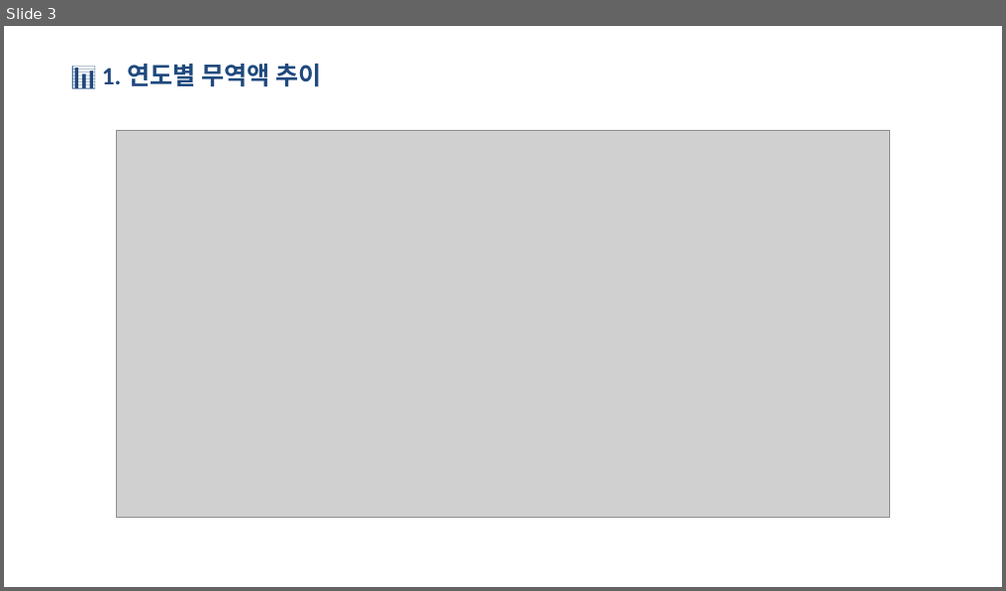
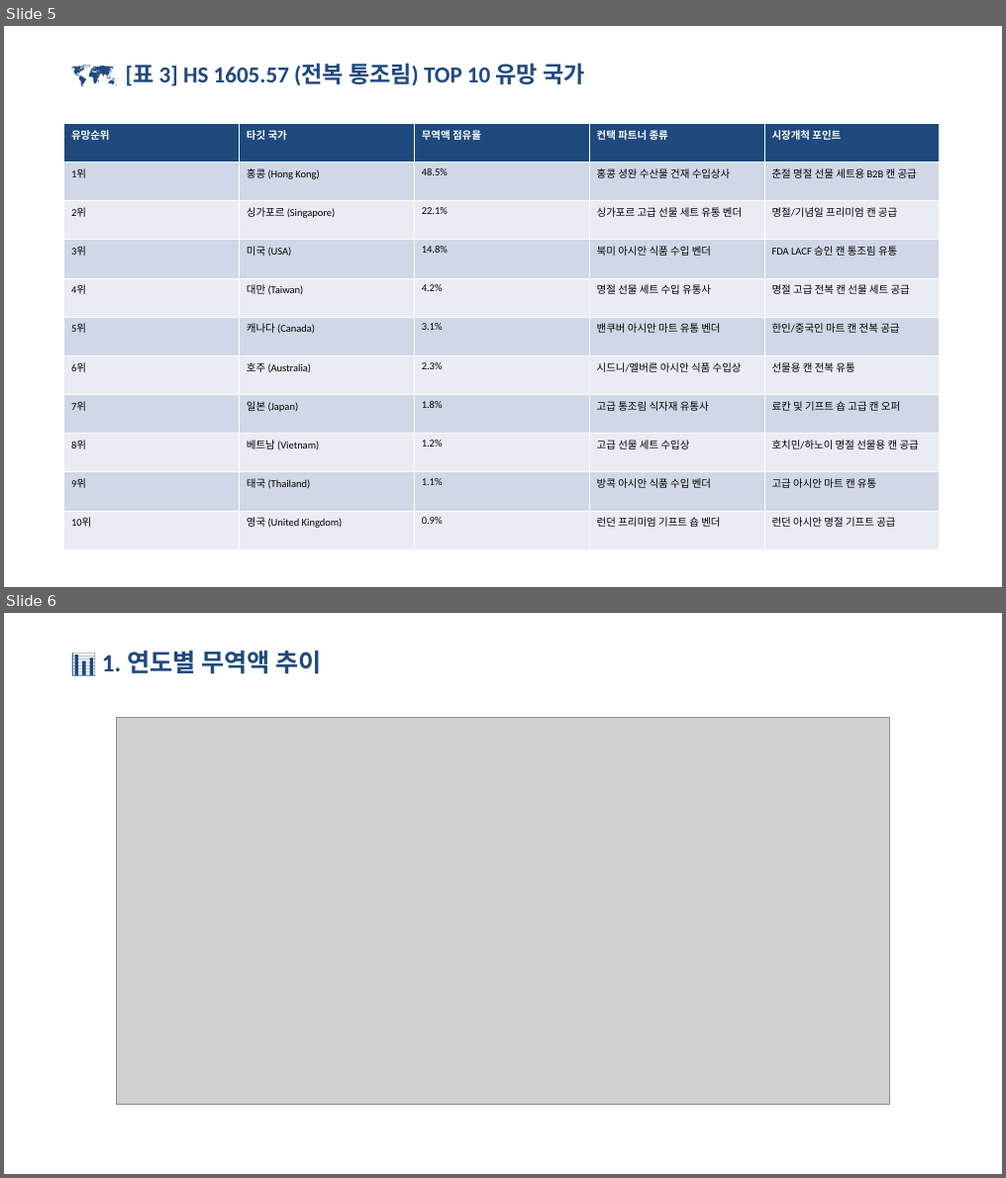
Before and after one commit to letsdoit5130/HYU_RSCH, a slide deck: BIZ-Jeonbok/reports/BIZ_Jeonbok_Market_Entry_Deck.pptx. Shown one above the other, each under a label of ours: slide 3 before the commit, slides 5 and 6 after it. The pictures are 1006x591 and 1006x1178 pixels, drawn with LibreOffice and Linux fonts; fonts in the diff are those of the drawing; grey boxes stand for pictures. Boxes give left, top, right and bottom in pixels: in the first picture for what was removed or moved away, otherwise in the second. Text is boxed around its words. In the diff, an @@ line names an element or a change of style, - is before the commit and + after.

```diff
--- a/BIZ-Jeonbok/reports/BIZ_Jeonbok_Market_Entry_Deck.pptx
+++ b/BIZ-Jeonbok/reports/BIZ_Jeonbok_Market_Entry_Deck.pptx
@@ slide 5 added at (4, 26, 1002, 587), background #FFFFFF @@
@@ text added at (133, 63, 584, 86), 22 pt, text #1F497D, bold @@
+🗺️ [표 3] HS 1605.57 (전복 통조림) TOP 10 유망 국가
@@ table added at (63, 123, 940, 550), 11 rows, 5 columns @@
+유망순위 | 타깃 국가 | 무역액 점유율 | 컨택 파트너 종류 | 시장개척 포인트
+1위 | 홍콩 (Hong Kong) | 48.5% | 홍콩 셩완 수산물 건재 수입상사 | 춘절 명절 선물 세트용 B2B 캔 공급
+2위 | 싱가포르 (Singapore) | 22.1% | 싱가포르 고급 선물 세트 유통 벤더 | 명절/기념일 프리미엄 캔 공급
+3위 | 미국 (USA) | 14.8% | 북미 아시안 식품 수입 벤더 | FDA LACF 승인 캔 통조림 유통
+4위 | 대만 (Taiwan) | 4.2% | 명절 선물 세트 수입 유통사 | 명절 고급 전복 캔 선물 세트 공급
+5위 | 캐나다 (Canada) | 3.1% | 밴쿠버 아시안 마트 유통 벤더 | 한인/중국인 마트 캔 전복 공급
+6위 | 호주 (Australia) | 2.3% | 시드니/멜버른 아시안 식품 수입상 | 선물용 캔 전복 유통
+7위 | 일본 (Japan) | 1.8% | 고급 통조림 식자재 유통사 | 료칸 및 기프트 숍 고급 캔 오퍼
+8위 | 베트남 (Vietnam) | 1.2% | 고급 선물 세트 수입상 | 호치민/하노이 명절 선물용 캔 공급
+9위 | 태국 (Thailand) | 1.1% | 방콕 아시안 식품 수입 벤더 | 고급 아시안 마트 캔 유통
+10위 | 영국 (United Kingdom) | 0.9% | 런던 프리미엄 기프트 숍 벤더 | 런던 아시안 명절 기프트 공급
@@ what was slide 3 is now slide 6 @@
```
Also in this commit, not shown: 2 slides changed, 2 other slides added, 1 slide removed, 8 other files.
